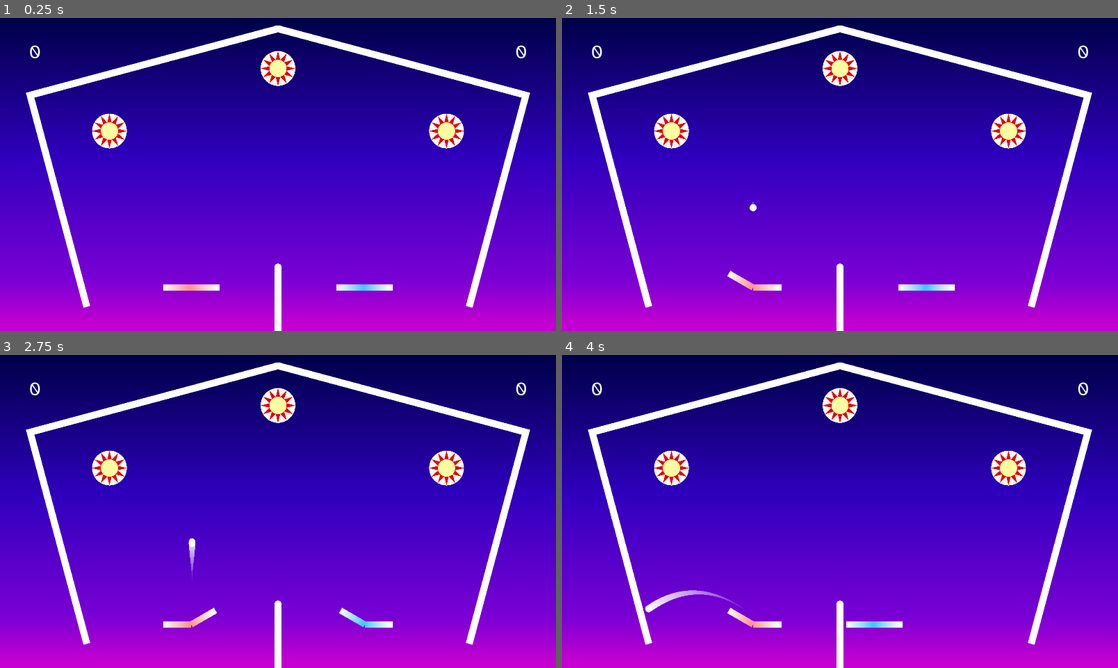
Above: before the commit, frames 1-4 (two rows, left to right).
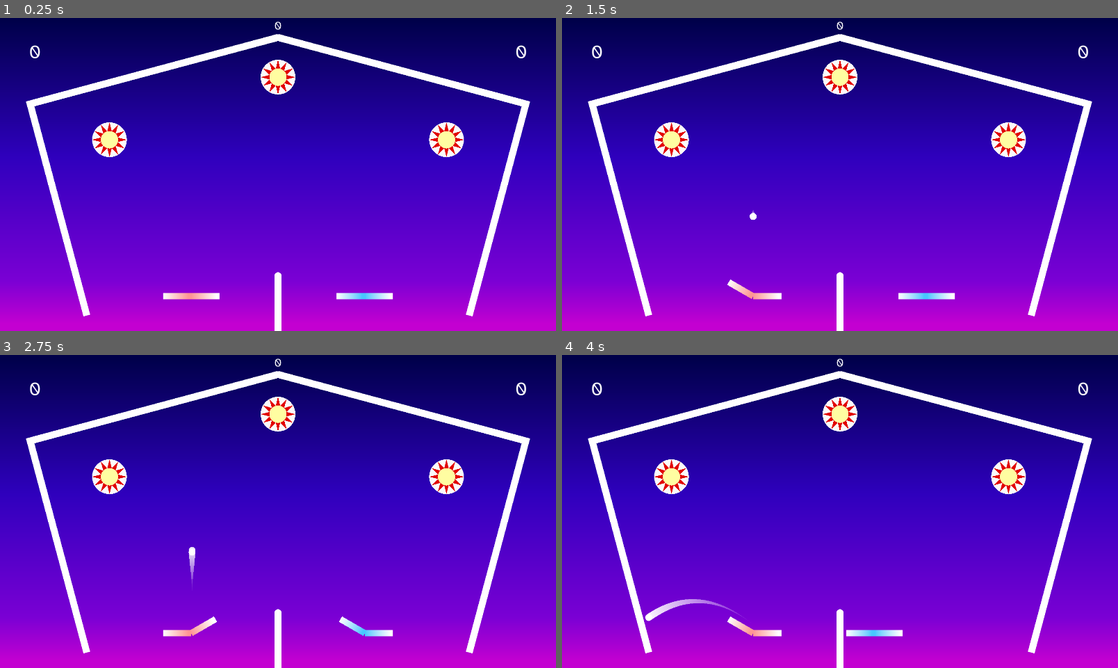
Above: after the commit, the same moments.

Repository: Skelothan/PinballPongReponged
Game: Godot game, scene res://Scenes/PinballPongArena.tscn
The game is run twice, just before and just after one commit, with the same random seed, the same clock (stepped at 60 frames per second) and the same inputs.
Inputs:
- Up to frame 1 (0.25 s): no input
- Up to frame 2 (1.5 s): tap Enter at 0.5 s; hold G (p1_flip_right) 0.53-1.28 s; hold W (p1_flip_both) 0.53-1.28 s; tap Escape (reset) at 1.25 s; hold F (p1_flip_left) from 1.28 s (still down); tap Up (p2_flip_both) at 1.35 s
- Up to frame 3 (2.75 s): release F (p1_flip_left) at 2.03 s; hold G (p1_flip_right) from 2.03 s (still down); hold , (p2_flip_left) from 2.03 s (still down)
- Up to frame 4 (4 s): release , (p2_flip_left) at 2.78 s; tap . (p2_flip_right) at 2.85 s; release G (p1_flip_right) at 3.53 s; hold F (p1_flip_left) from 3.53 s (still down); hold Left (p2_move_left) from 3.53 s (still down)

The runs differ from the first frame. In frame 1, 8.4% of the frame differs, in the area x 4-96%, y 1-96%; in frame 2, 8.5%; in frame 3, 8.5%; in frame 4, 8.9%.

Commit message:
feat: ball scoring system added

Diff:
--- a/Objects/Ball.tscn
+++ b/Objects/Ball.tscn
@@ -51,6 +51,7 @@
 stream = ExtResource("8_0e3dj")
 
 [node name="Trail" parent="." instance=ExtResource("8_uc724")]
+points = PackedVector2Array()
 width = 20.0
 
 [node name="Area2D" type="Area2D" parent="."]
--- /dev/null
+++ b/Objects/ScorePopup.tscn
@@ -0,0 +1,16 @@
+[gd_scene load_steps=3 format=3 uid="uid://dictj8u1oxa0c"]
+
+[ext_resource type="Script" uid="uid://crv4tprbma4fs" path="res://Scripts/score_popup.gd" id="1_x71cv"]
+[ext_resource type="FontFile" uid="uid://co71jcuy2guxq" path="res://Fonts/AtkinsonHyperlegibleNext-VariableFont_wght.ttf" id="2_d0ir6"]
+
+[node name="ScorePopup" type="Node2D"]
+script = ExtResource("1_x71cv")
+
+[node name="Label" type="Label" parent="."]
+offset_right = 40.0
+offset_bottom = 23.0
+theme_override_colors/font_color = Color(1, 0.964014, 0.74638, 1)
+theme_override_fonts/font = ExtResource("2_d0ir6")
+theme_override_font_sizes/font_size = 24
+text = "+0"
+horizontal_alignment = 1
--- a/Scenes/PinballPongArena.tscn
+++ b/Scenes/PinballPongArena.tscn
@@ -34,6 +34,7 @@
 
 [node name="PinballPongArena" type="Node2D"]
 script = ExtResource("1_to8ph")
+points_to_win = 5000
 
 [node name="BackgroundMusic" type="AudioStreamPlayer2D" parent="."]
 stream = ExtResource("2_q4yph")
@@ -41,7 +42,7 @@
 
 [node name="Background" type="Sprite2D" parent="."]
 z_index = -100
-position = Vector2(-1.7643e-05, -75)
+position = Vector2(-9.53674e-05, -100)
 scale = Vector2(25, 14.0625)
 texture = ExtResource("2_kogr8")
 
@@ -71,7 +72,7 @@
 texture = ExtResource("4_kogr8")
 
 [node name="Camera2D" type="Camera2D" parent="."]
-position = Vector2(0, -75)
+position = Vector2(0, -100)
 zoom = Vector2(1.2, 1.2)
 
 [node name="Net" type="StaticBody2D" parent="." groups=["Net"]]
@@ -99,6 +100,7 @@
 
 [node name="Ball" parent="." instance=ExtResource("5_kogr8")]
 position = Vector2(250, 2004)
+bumper_score = 150
 
 [node name="Walls" type="Node2D" parent="."]
 position = Vector2(0, 200)
@@ -201,6 +203,19 @@
 theme_override_font_sizes/font_size = 64
 text = "0"
 horizontal_alignment = 2
+
+[node name="BallScore" type="Label" parent="HUD"]
+anchors_preset = 5
+anchor_left = 0.5
+anchor_right = 0.5
+offset_left = -20.5
+offset_right = 20.5
+offset_bottom = 84.0
+grow_horizontal = 2
+theme_override_fonts/font = ExtResource("9_w2nuc")
+theme_override_font_sizes/font_size = 40
+text = "0"
+horizontal_alignment = 1
 
 [node name="GameMessage" type="Label" parent="HUD"]
 anchors_preset = 8
@@ -226,6 +241,7 @@
 [node name="TopBumper" parent="." instance=ExtResource("12_1phrr")]
 position = Vector2(0, -380)
 
+[connection signal="ball_score_updated" from="Ball" to="." method="_on_ball_score_updated"]
 [connection signal="fallen_p1_side" from="DeathBarrier" to="." method="_on_ball_fallen_p1_side"]
 [connection signal="fallen_p2_side" from="DeathBarrier" to="." method="_on_ball_fallen_p2_side"]
 
--- a/Scripts/HUD.gd
+++ b/Scripts/HUD.gd
@@ -12,6 +12,10 @@
 		$P2_Score.text = str(score)
 
 
+func update_ball_score(score: int):
+	$BallScore.text = str(score)
+
+
 func display_message(message: String):
 	$GameMessage.text = message
 	$GameMessage.show()
--- a/Scripts/ball.gd
+++ b/Scripts/ball.gd
@@ -2,6 +2,14 @@
 
 @export var gravity = 1.0
 var gravity_vector = Vector2(0, gravity)
+
+var score = 0
+@export var wall_score = 50
+@export var bumper_score = 500
+
+signal ball_score_updated
+
+const score_popup = preload("res://Objects/ScorePopup.tscn")
 
 
 func _integrate_forces(state):
@@ -9,6 +17,8 @@
 
 
 func reset(x: float, y: float):
+	score = 0
+	ball_score_updated.emit()
 	$Trail.disable()
 	$Trail.clear_trail()
 	PhysicsServer2D.body_set_state(
@@ -31,14 +41,25 @@
 
 func _on_body_entered(body):
 	if body.is_in_group("Wall"):
+		increase_ball_score(wall_score)
 		$SFX/HitWall.play()
 	elif body.is_in_group("Paddle"):
 		$SFX/HitPaddle.play()
 	elif body.is_in_group("Net"):
 		$SFX/HitNet.play()
 	elif body.is_in_group("Bumper"):
+		increase_ball_score(bumper_score)
 		$SFX/HitBumper.play()
 
 
+func increase_ball_score(points):
+	score += points
+	ball_score_updated.emit()
+	var popup = score_popup.instantiate()
+	popup.set_initial_position(global_position)
+	popup.set_text("+" + str(points))
+	popup.animate()
+	get_parent().add_child(popup)
+
 func explode():
 	$SFX/Explode.play()
--- a/Scripts/game_manager.gd
+++ b/Scripts/game_manager.gd
@@ -4,7 +4,7 @@
 
 var p1_score = 0
 var p2_score = 0
-@export var points_to_win = 10
+@export var points_to_win = 10000
 @export var reset_round_delay = 4
 
 
@@ -32,7 +32,7 @@
 
 func _on_ball_fallen_p1_side():
 	$Ball.explode()
-	p2_score += 1
+	p2_score += $Ball.score
 	$HUD.update_score(2, p2_score)
 	if p2_score >= points_to_win:
 		end_game(2)
@@ -44,7 +44,7 @@
 
 func _on_ball_fallen_p2_side():
 	$Ball.explode()
-	p1_score += 1
+	p1_score += $Ball.score
 	$HUD.update_score(1, p1_score)
 	if p1_score >= points_to_win:
 		end_game(1)
@@ -83,5 +83,5 @@
 	$HUD.clear_message()
 
 
-func _on_death_barrier_fallen_p2_side() -> void:
-	pass # Replace with function body.
+func _on_ball_score_updated() -> void:
+	$HUD.update_ball_score($Ball.score)
--- /dev/null
+++ b/Scripts/score_popup.gd
@@ -0,0 +1,21 @@
+extends Node2D
+
+var start_position: Vector2
+
+var upwards_movement = -50
+var tween_time = 1.0
+
+
+func set_initial_position(pos: Vector2):
+	global_position = pos
+	start_position = pos
+
+
+func set_text(text: String):
+	$Label.text = text
+
+
+func animate():
+	var tween = create_tween()
+	tween.tween_property(self, "global_position", start_position + Vector2(0, upwards_movement), tween_time).set_trans(Tween.TRANS_CUBIC).set_ease(Tween.EASE_OUT)
+	tween.tween_callback(queue_free)
Not shown, added: Scripts/score_popup.gd.uid
